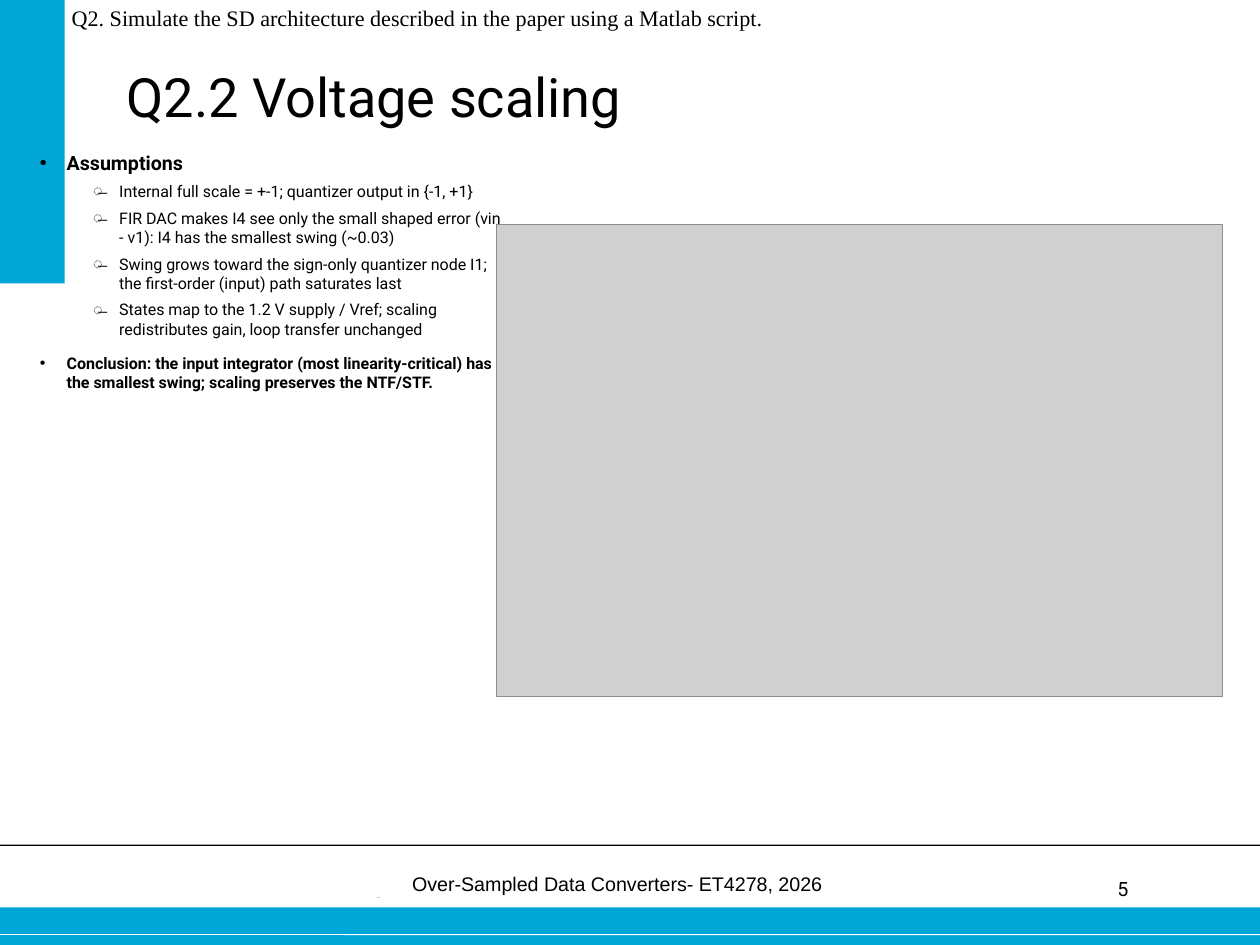
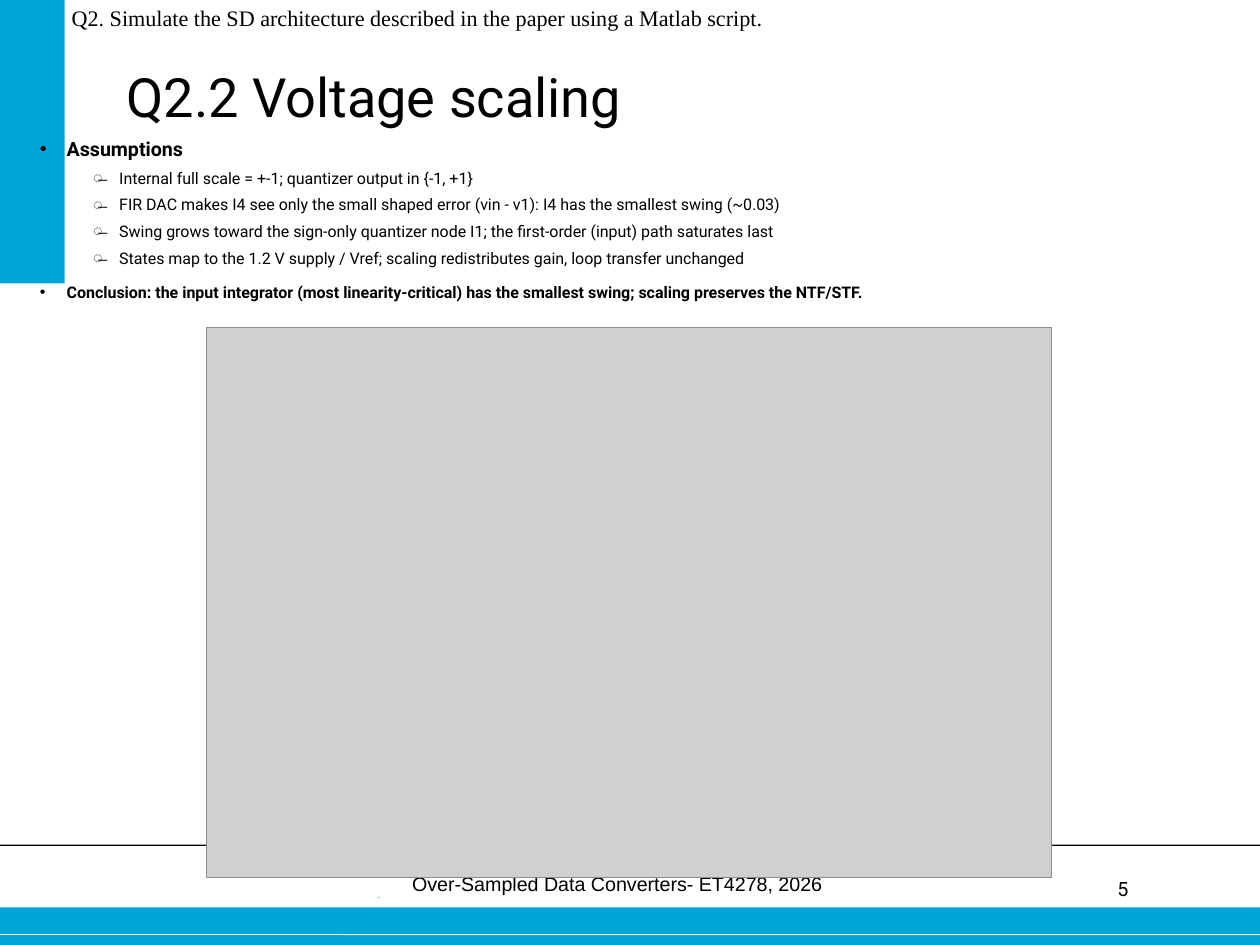
Before and after one commit to danieltyukov/tud-over-sampled-data-converters, a slide deck: slide 5 of practical-exam/Final_oral_exam_Daniel_Tyukov_5714699.pptx. Drawn at 1260x945 pixels with LibreOffice and Linux fonts; fonts in the diff are those of the drawing; grey boxes stand for pictures; background and template pictures are left out. Boxes give left, top, right and bottom in pixels: in the first picture for what was removed or moved away, otherwise in the second. Text is boxed around its words. In the diff, an @@ line names an element or a change of style, - is before the commit and + after.

```diff
--- a/practical-exam/Final_oral_exam_Daniel_Tyukov_5714699.pptx
+++ b/practical-exam/Final_oral_exam_Daniel_Tyukov_5714699.pptx
@@ text "Assumptions" rewrapped from bbox=[67, 155, 501, 392] to bbox=[67, 141, 863, 302] @@
@@ picture: place and size @@
-picture at bbox=[496, 225, 1223, 697]
+picture at bbox=[206, 328, 1052, 877]
```
Also in this commit, not shown: 8 other slides changed, 2 other files.
